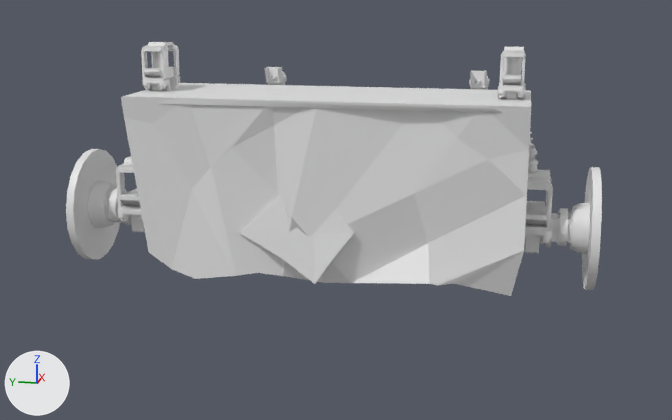
The FBX model joat_f750_6x6/meshes/trucks/tuning/joat_F750_guard.fbx, before and after one commit.
Both versions are drawn from a 50 mm camera at (-0.0285, -0.0059, 0.0051) aimed at (0.0039, 0.0006, -0.003). The lights are fixed; the arrows at lower left show +X, +Y and +Z. Where no turn or scale is listed for an object, it has been applied to the vertices. Vertices at the same position are counted once.

Script lines for the objects in view, before the commit:
```python
me_cube_014 = bpy.data.meshes.new('Cube.014')
me_cube_014.from_pydata(...)  # 26 vertices, 22 faces; spans x -0.0019..0.0018, y -0.0073..0.0077, z -0.0017..0.0017
me_mesh_028 = bpy.data.meshes.new('Mesh.028')
me_mesh_028.from_pydata(...)  # 25470 vertices, 24896 faces; spans x -0.0021..0.0108, y -0.0082..0.0082, z -0.0041..0.0032
me_mesh_028.materials.append(mat_joat_f750_guard_mat)  # its picture is missing
ob_axle_011 = bpy.data.objects.new('axle.011', me_mesh_028)
ob_axle_011.location = (0.0, 0.0, 0.0)
ob_cdt_body = bpy.data.objects.new('cdt_Body', me_cube_014)
ob_cdt_body.location = (-0.00012, -0.00018, -0.00219)
```
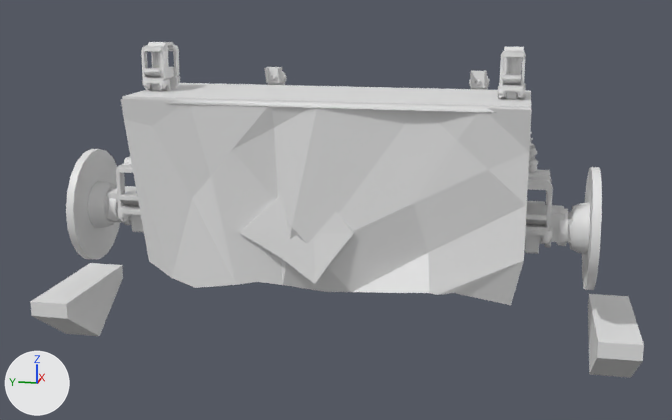
Where the newer file only moved an object's origin or applied its transform, the numbers keep the older frame.

Pixel boxes (x1, y1, x2, y2) of what changed, in the pictures (672 x 420 px; the box of a moved part takes in the faces that stretch with it):
```json
{"object": "cdt_AxleTilt", "change": "added", "after": [30, 263, 644, 378]}
{"object": "cdt_AxleUpDown", "change": "added", "after": [107, 186, 565, 242]}
{"part": 1, "of": "me_mesh_028", "change": "moved or reshaped", "before": [121, 97, 560, 296], "after": [121, 99, 532, 305]}
```

The change, as JSON lines over the scene's bpy script:
```json
{"block": "me_mesh_028", "where": "# used by ob_axle_011; location = (0.0, 0.0, 0.0)"}
{"op": "remove", "block": "me_mesh_028", "code": "me_mesh_028.from_pydata(...)  # 25470 vertices, 24896 faces; spans x -0.0021..0.0108, y -0.0082..0.0082, z -0.0041..0.0032"}
{"op": "add", "block": "me_mesh_028", "code": "me_mesh_028.from_pydata(...)  # 25470 vertices, 24896 faces; spans x -0.0021..0.0108, y -0.0082..0.0082, z -0.0044..0.0032"}
{"block": "me_mesh_028", "change": "me_mesh_028 part 1: 3332 vertices moved from x -0.0021..0.0007, y -0.0071..0.0071, z -0.0041..0.0031 to x -0.0021..0.0007, y -0.0071..0.0071, z -0.0044..0.0031"}
{"op": "add", "block": "me_cube_034", "code": ["me_cube_034 = bpy.data.meshes.new('Cube.034')", "me_cube_034.from_pydata(...)  # a box spanning x -0.00055..0.00053, y -0.00726..0.00743, z -0.00255..-0.00167"]}
{"op": "add", "block": "me_cube_029", "code": ["me_cube_029 = bpy.data.meshes.new('Cube.029')", "me_cube_029.from_pydata(...)  # 24 vertices, 20 faces; spans x -0.0022..0.0021, y -0.0096..0.0095, z -0.007..-0.005"]}
{"op": "add", "block": "ob_cdt_axleupdown", "code": ["ob_cdt_axleupdown = bpy.data.objects.new('cdt_AxleUpDown', me_cube_034)", "ob_cdt_axleupdown.location = (0.0, 0.0, 0.0)"]}
{"op": "add", "block": "ob_cdt_axletilt", "code": ["ob_cdt_axletilt = bpy.data.objects.new('cdt_AxleTilt', me_cube_029)", "ob_cdt_axletilt.location = (0.0, 0.0, 0.0)"]}
```
